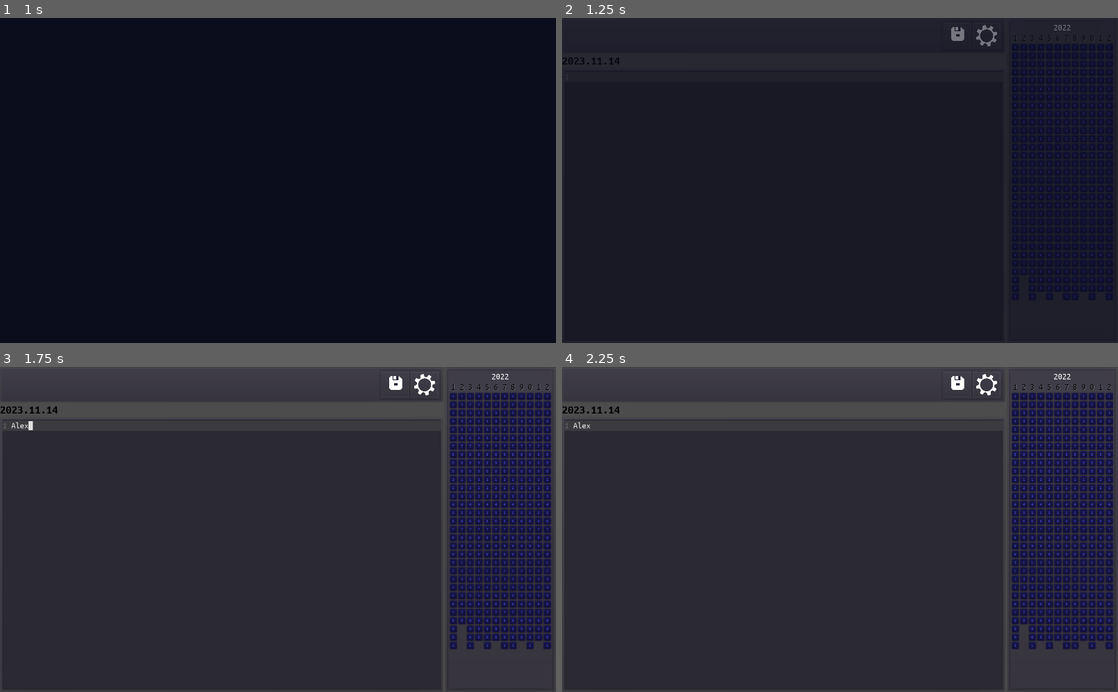
Above: before the commit, frames 1-4 (two rows, left to right).
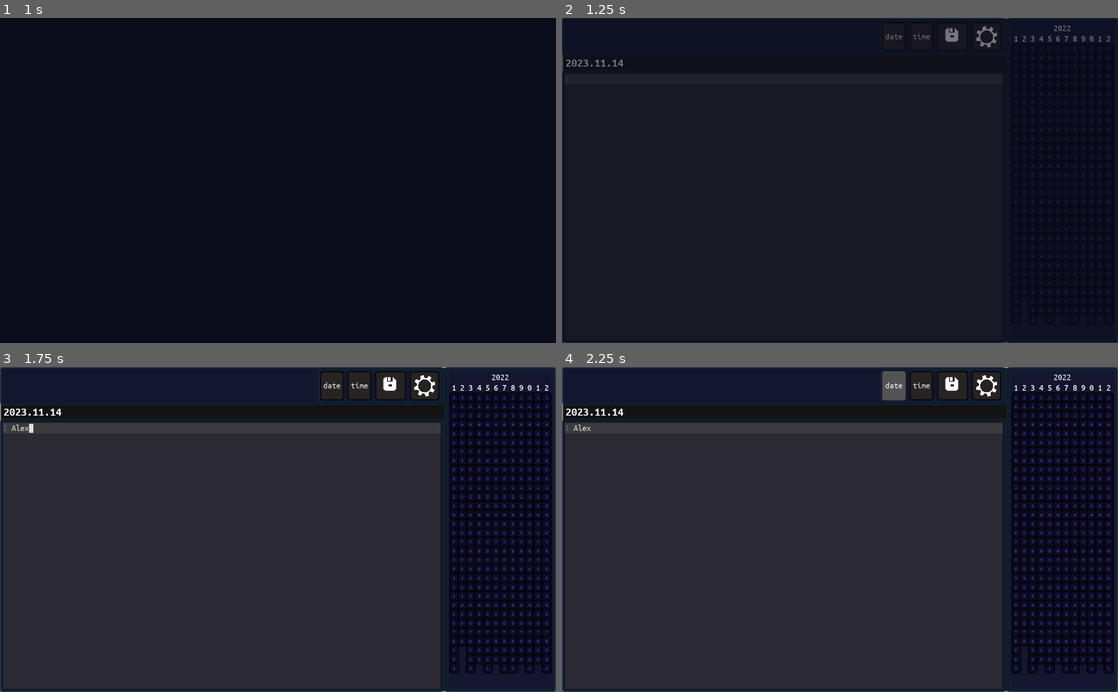
Above: after the commit, the same moments.

Repository: salihfc/diary-awe
Game: Godot game, scene res://src/scene_manager.tscn
Two runs of this game, one before a commit and one after it. Both use one fixed random seed, a clock stepped at 60 frames per second and the inputs below.
Inputs (mouse positions are in pixels of both pictures, inside the frame that each line leads up to):
- Up to frame 1 (1 s): tap Enter at 0.5 s
- Up to frame 2 (1.25 s): no input
- Up to frame 3 (1.75 s): click (222, 555) at 1.27 s; type "Alex" at 1.35 s
- Up to frame 4 (2.25 s): click (895, 386) at 2 s, where only the run after the commit has a clickable "date"

Frame 1 is identical in both runs. In frame 2, 6.8% of the frame differs, in the area x 0-100%, y 0-100%; in frame 3, 34%; in frame 4, 34%.

Commit message:
Add date and time buttons

Diff:
--- a/src/game/calendar/calendar.gd
+++ b/src/game/calendar/calendar.gd
@@ -82,10 +82,13 @@
 			var comparison = UTILS.compare_date_arrays(current_date_arr, [year, month, day])
 			if comparison == 1:
 				button.disabled = true
-			elif comparison == 0:
+			elif comparison == 0: # same day [green]
 				button.self_modulate = Color("7bff69")
 			else:
-				button.self_modulate = Color("5958fd")
+				if SAVER.has_entry(UTILS.get_date_string(day, month, year)):
+					button.self_modulate = Color("ff697b")
+				else:
+					button.self_modulate = Color("5958fd")
 
 
 func _get_days_in_month(year : int, month : int) -> int:
--- a/src/game/calendar/calendar.tscn
+++ b/src/game/calendar/calendar.tscn
@@ -14,13 +14,13 @@
 }
 
 [node name="VBoxContainer" type="VBoxContainer" parent="."]
-margin_left = 7.0
-margin_top = 7.0
-margin_right = 304.0
-margin_bottom = 284.0
+margin_left = 8.0
+margin_top = 8.0
+margin_right = 303.0
+margin_bottom = 283.0
 
 [node name="YearLabel" type="Label" parent="VBoxContainer"]
-margin_right = 297.0
+margin_right = 295.0
 margin_bottom = 25.0
 text = "2022"
 align = 1
@@ -28,136 +28,124 @@
 
 [node name="MonthNumbers" type="HBoxContainer" parent="VBoxContainer"]
 margin_top = 29.0
-margin_right = 297.0
+margin_right = 295.0
 margin_bottom = 54.0
 size_flags_horizontal = 3
 
 [node name="1" type="Label" parent="VBoxContainer/MonthNumbers"]
-margin_right = 21.0
-margin_bottom = 25.0
-size_flags_horizontal = 3
-custom_colors/font_color = Color( 0, 0, 0, 1 )
+margin_right = 20.0
+margin_bottom = 25.0
+size_flags_horizontal = 3
 custom_colors/font_color_shadow = Color( 1, 1, 1, 0.364706 )
 text = "1"
 align = 1
 valign = 1
 
 [node name="2" type="Label" parent="VBoxContainer/MonthNumbers"]
-margin_left = 25.0
-margin_right = 46.0
-margin_bottom = 25.0
-size_flags_horizontal = 3
-custom_colors/font_color = Color( 0, 0, 0, 1 )
+margin_left = 24.0
+margin_right = 45.0
+margin_bottom = 25.0
+size_flags_horizontal = 3
 custom_colors/font_color_shadow = Color( 1, 1, 1, 0.364706 )
 text = "2"
 align = 1
 valign = 1
 
 [node name="3" type="Label" parent="VBoxContainer/MonthNumbers"]
-margin_left = 50.0
-margin_right = 71.0
-margin_bottom = 25.0
-size_flags_horizontal = 3
-custom_colors/font_color = Color( 0, 0, 0, 1 )
+margin_left = 49.0
+margin_right = 70.0
+margin_bottom = 25.0
+size_flags_horizontal = 3
 custom_colors/font_color_shadow = Color( 1, 1, 1, 0.364706 )
 text = "3"
 align = 1
 valign = 1
 
 [node name="4" type="Label" parent="VBoxContainer/MonthNumbers"]
-margin_left = 75.0
-margin_right = 96.0
-margin_bottom = 25.0
-size_flags_horizontal = 3
-custom_colors/font_color = Color( 0, 0, 0, 1 )
+margin_left = 74.0
+margin_right = 95.0
+margin_bottom = 25.0
+size_flags_horizontal = 3
 custom_colors/font_color_shadow = Color( 1, 1, 1, 0.364706 )
 text = "4"
 align = 1
 valign = 1
 
 [node name="5" type="Label" parent="VBoxContainer/MonthNumbers"]
-margin_left = 100.0
-margin_right = 121.0
-margin_bottom = 25.0
-size_flags_horizontal = 3
-custom_colors/font_color = Color( 0, 0, 0, 1 )
+margin_left = 99.0
+margin_right = 120.0
+margin_bottom = 25.0
+size_flags_horizontal = 3
 custom_colors/font_color_shadow = Color( 1, 1, 1, 0.364706 )
 text = "5"
 align = 1
 valign = 1
 
 [node name="6" type="Label" parent="VBoxContainer/MonthNumbers"]
-margin_left = 125.0
-margin_right = 146.0
-margin_bottom = 25.0
-size_flags_horizontal = 3
-custom_colors/font_color = Color( 0, 0, 0, 1 )
+margin_left = 124.0
+margin_right = 145.0
+margin_bottom = 25.0
+size_flags_horizontal = 3
 custom_colors/font_color_shadow = Color( 1, 1, 1, 0.364706 )
 text = "6"
 align = 1
 valign = 1
 
 [node name="7" type="Label" parent="VBoxContainer/MonthNumbers"]
-margin_left = 150.0
-margin_right = 171.0
-margin_bottom = 25.0
-size_flags_horizontal = 3
-custom_colors/font_color = Color( 0, 0, 0, 1 )
+margin_left = 149.0
+margin_right = 170.0
+margin_bottom = 25.0
+size_flags_horizontal = 3
 custom_colors/font_color_shadow = Color( 1, 1, 1, 0.364706 )
 text = "7"
 align = 1
 valign = 1
 
 [node name="8" type="Label" parent="VBoxContainer/MonthNumbers"]
-margin_left = 175.0
-margin_right = 196.0
-margin_bottom = 25.0
-size_flags_horizontal = 3
-custom_colors/font_color = Color( 0, 0, 0, 1 )
+margin_left = 174.0
+margin_right = 195.0
+margin_bottom = 25.0
+size_flags_horizontal = 3
 custom_colors/font_color_shadow = Color( 1, 1, 1, 0.364706 )
 text = "8"
 align = 1
 valign = 1
 
 [node name="9" type="Label" parent="VBoxContainer/MonthNumbers"]
-margin_left = 200.0
-margin_right = 221.0
-margin_bottom = 25.0
-size_flags_horizontal = 3
-custom_colors/font_color = Color( 0, 0, 0, 1 )
+margin_left = 199.0
+margin_right = 220.0
+margin_bottom = 25.0
+size_flags_horizontal = 3
 custom_colors/font_color_shadow = Color( 1, 1, 1, 0.364706 )
 text = "9"
 align = 1
 valign = 1
 
 [node name="10" type="Label" parent="VBoxContainer/MonthNumbers"]
-margin_left = 225.0
-margin_right = 246.0
-margin_bottom = 25.0
-size_flags_horizontal = 3
-custom_colors/font_color = Color( 0, 0, 0, 1 )
+margin_left = 224.0
+margin_right = 245.0
+margin_bottom = 25.0
+size_flags_horizontal = 3
 custom_colors/font_color_shadow = Color( 1, 1, 1, 0.364706 )
 text = "0"
 align = 1
 valign = 1
 
 [node name="11" type="Label" parent="VBoxContainer/MonthNumbers"]
-margin_left = 250.0
-margin_right = 271.0
-margin_bottom = 25.0
-size_flags_horizontal = 3
-custom_colors/font_color = Color( 0, 0, 0, 1 )
+margin_left = 249.0
+margin_right = 270.0
+margin_bottom = 25.0
+size_flags_horizontal = 3
 custom_colors/font_color_shadow = Color( 1, 1, 1, 0.364706 )
 text = "1"
 align = 1
 valign = 1
 
 [node name="12" type="Label" parent="VBoxContainer/MonthNumbers"]
-margin_left = 275.0
-margin_right = 297.0
-margin_bottom = 25.0
-size_flags_horizontal = 3
-custom_colors/font_color = Color( 0, 0, 0, 1 )
+margin_left = 274.0
+margin_right = 295.0
+margin_bottom = 25.0
+size_flags_horizontal = 3
 custom_colors/font_color_shadow = Color( 1, 1, 1, 0.364706 )
 text = "2"
 align = 1
@@ -165,77 +153,77 @@
 
 [node name="DayMatrix" type="HBoxContainer" parent="VBoxContainer"]
 margin_top = 58.0
-margin_right = 297.0
-margin_bottom = 277.0
+margin_right = 295.0
+margin_bottom = 275.0
 size_flags_vertical = 3
 
 [node name="1" parent="VBoxContainer/DayMatrix" instance=ExtResource( 1 )]
-margin_right = 21.0
-margin_bottom = 219.0
+margin_right = 20.0
+margin_bottom = 217.0
 size_flags_horizontal = 3
 
 [node name="2" parent="VBoxContainer/DayMatrix" instance=ExtResource( 1 )]
-margin_left = 25.0
-margin_right = 46.0
-margin_bottom = 219.0
+margin_left = 24.0
+margin_right = 45.0
+margin_bottom = 217.0
 size_flags_horizontal = 3
 
 [node name="3" parent="VBoxContainer/DayMatrix" instance=ExtResource( 1 )]
-margin_left = 50.0
-margin_right = 71.0
-margin_bottom = 219.0
+margin_left = 49.0
+margin_right = 70.0
+margin_bottom = 217.0
 size_flags_horizontal = 3
 
 [node name="4" parent="VBoxContainer/DayMatrix" instance=ExtResource( 1 )]
-margin_left = 75.0
-margin_right = 96.0
-margin_bottom = 219.0
+margin_left = 74.0
+margin_right = 95.0
+margin_bottom = 217.0
 size_flags_horizontal = 3
 
 [node name="5" parent="VBoxContainer/DayMatrix" instance=ExtResource( 1 )]
-margin_left = 100.0
-margin_right = 121.0
-margin_bottom = 219.0
+margin_left = 99.0
+margin_right = 120.0
+margin_bottom = 217.0
 size_flags_horizontal = 3
 
 [node name="6" parent="VBoxContainer/DayMatrix" instance=ExtResource( 1 )]
-margin_left = 125.0
-margin_right = 146.0
-margin_bottom = 219.0
+margin_left = 124.0
+margin_right = 145.0
+margin_bottom = 217.0
 size_flags_horizontal = 3
 
 [node name="7" parent="VBoxContainer/DayMatrix" instance=ExtResource( 1 )]
-margin_left = 150.0
-margin_right = 171.0
-margin_bottom = 219.0
+margin_left = 149.0
+margin_right = 170.0
+margin_bottom = 217.0
 size_flags_horizontal = 3
 
 [node name="8" parent="VBoxContainer/DayMatrix" instance=ExtResource( 1 )]
-margin_left = 175.0
-margin_right = 196.0
-margin_bottom = 219.0
+margin_left = 174.0
+margin_right = 195.0
+margin_bottom = 217.0
 size_flags_horizontal = 3
 
 [node name="9" parent="VBoxContainer/DayMatrix" instance=ExtResource( 1 )]
-margin_left = 200.0
-margin_right = 221.0
-margin_bottom = 219.0
+margin_left = 199.0
+margin_right = 220.0
+margin_bottom = 217.0
 size_flags_horizontal = 3
 
 [node name="10" parent="VBoxContainer/DayMatrix" instance=ExtResource( 1 )]
-margin_left = 225.0
-margin_right = 246.0
-margin_bottom = 219.0
+margin_left = 224.0
+margin_right = 245.0
+margin_bottom = 217.0
 size_flags_horizontal = 3
 
 [node name="11" parent="VBoxContainer/DayMatrix" instance=ExtResource( 1 )]
-margin_left = 250.0
-margin_right = 271.0
-margin_bottom = 219.0
+margin_left = 249.0
+margin_right = 270.0
+margin_bottom = 217.0
 size_flags_horizontal = 3
 
 [node name="12" parent="VBoxContainer/DayMatrix" instance=ExtResource( 1 )]
-margin_left = 275.0
-margin_right = 297.0
-margin_bottom = 219.0
-size_flags_horizontal = 3
+margin_left = 274.0
+margin_right = 295.0
+margin_bottom = 217.0
+size_flags_horizontal = 3
--- a/src/game/editor/editor.gd
+++ b/src/game/editor/editor.gd
@@ -32,7 +32,7 @@
 	textEdit.text = ""
 
 	var all_words = CONFIG.get_all_words()
-	LOG.pr(4, "[%s]: [%s]" % [all_words.size(), all_words])
+#	LOG.pr(4, "[%s]: [%s]" % [all_words.size(), all_words])
 	for word in all_words:
 		var color = CONFIG.get_word_color(word)
 		textEdit.add_keyword_color(word, color)
--- a/src/game/main_window.gd
+++ b/src/game/main_window.gd
@@ -26,7 +26,7 @@
 onready var toolbox = $HBoxContainer/VBoxContainer/ToolBox as ToolBox
 onready var editor = $HBoxContainer/VBoxContainer/Editor as Editor
 onready var calendar = $HBoxContainer/CalendarNavigation/PanelContainer/MarginContainer/VBoxContainer/Calendar as Calendar
-onready var dateLabel = $HBoxContainer/VBoxContainer/DateLabel as Label
+onready var dateLabel = $HBoxContainer/VBoxContainer/MarginContainer/DateLabel as Label
 onready var autoSaveTimer = $AutoSaveTimer as Timer
 
 ### VIRTUAL FUNCTIONS (_init ...) ###
@@ -62,13 +62,6 @@
 
 
 ### PRIVATE FUNCTIONS ###
-func _get_date_string(day, month, year) -> String:
-	var day_str = str(day).pad_zeros(2)
-	var month_str = str(month).pad_zeros(2)
-	var year_str = str(year).pad_zeros(4)
-	return "%s.%s.%s" % [year_str, month_str, day_str]
-
-
 func _save_entry():
 	var text = editor.get_text()
 	SAVER.save_entry(_last_selected_entry, text)
@@ -86,7 +79,7 @@
 
 
 func _on_calendar_day_selected(year : int, month : int, day : int) -> void:
-	_last_selected_entry = _get_date_string(day, month, year)
+	_last_selected_entry = UTILS.get_date_string(day, month, year)
 	LOG.pr(1, "Calendar day selected: %s" % _last_selected_entry)
 	var text = SAVER.load_entry(_last_selected_entry)
 	editor.load_text(text)
--- a/src/game/main_window.tscn
+++ b/src/game/main_window.tscn
@@ -22,6 +22,13 @@
 "_edit_use_anchors_": false
 }
 
+[node name="Panel" type="Panel" parent="."]
+anchor_right = 1.0
+anchor_bottom = 1.0
+__meta__ = {
+"_edit_use_anchors_": false
+}
+
 [node name="HBoxContainer" type="HBoxContainer" parent="."]
 anchor_right = 1.0
 anchor_bottom = 1.0
@@ -36,20 +43,27 @@
 size_flags_stretch_ratio = 4.0
 
 [node name="ToolBox" parent="HBoxContainer/VBoxContainer" instance=ExtResource( 3 )]
-margin_bottom = 98.0
+margin_bottom = 102.0
 
-[node name="DateLabel" type="Label" parent="HBoxContainer/VBoxContainer"]
-margin_top = 102.0
+[node name="MarginContainer" type="MarginContainer" parent="HBoxContainer/VBoxContainer"]
+margin_top = 106.0
 margin_right = 1225.0
-margin_bottom = 135.0
-custom_colors/font_color = Color( 0, 0, 0, 1 )
+margin_bottom = 139.0
+custom_constants/margin_left = 10
+
+[node name="DateLabel" type="Label" parent="HBoxContainer/VBoxContainer/MarginContainer"]
+margin_left = 10.0
+margin_right = 1225.0
+margin_bottom = 33.0
+custom_colors/font_color = Color( 1, 1, 1, 1 )
 custom_colors/font_outline_modulate = Color( 0, 0, 0, 1 )
 custom_fonts/font = SubResource( 1 )
+valign = 1
 
 [node name="Editor" parent="HBoxContainer/VBoxContainer" instance=ExtResource( 1 )]
 anchor_right = 0.0
 anchor_bottom = 0.0
-margin_top = 139.0
+margin_top = 143.0
 margin_right = 1225.0
 margin_bottom = 900.0
 size_flags_vertical = 3
@@ -69,18 +83,18 @@
 }
 
 [node name="MarginContainer" type="MarginContainer" parent="HBoxContainer/CalendarNavigation/PanelContainer"]
-margin_left = 7.0
-margin_top = 7.0
-margin_right = 300.0
-margin_bottom = 893.0
+margin_left = 8.0
+margin_top = 8.0
+margin_right = 299.0
+margin_bottom = 892.0
 
 [node name="VBoxContainer" type="VBoxContainer" parent="HBoxContainer/CalendarNavigation/PanelContainer/MarginContainer"]
-margin_right = 293.0
-margin_bottom = 886.0
+margin_right = 291.0
+margin_bottom = 884.0
 
 [node name="Calendar" parent="HBoxContainer/CalendarNavigation/PanelContainer/MarginContainer/VBoxContainer" instance=ExtResource( 5 )]
-margin_right = 293.0
-margin_bottom = 886.0
+margin_right = 291.0
+margin_bottom = 884.0
 size_flags_vertical = 3
 
 [node name="AutoSaveTimer" type="Timer" parent="."]
--- a/src/game/toolbox/toolbox.gd
+++ b/src/game/toolbox/toolbox.gd
@@ -28,6 +28,10 @@
 onready var saveButton = $MarginContainer/HBoxContainer/ButtonGroup/HBoxContainer/Save as IconButton
 onready var optionsButton = $MarginContainer/HBoxContainer/ButtonGroup/HBoxContainer/Options as IconButton
 
+onready var copyDateButton = $MarginContainer/HBoxContainer/ButtonGroup/HBoxContainer/HBoxContainer/CopyDateButton as Button
+onready var copyTimeButton = $MarginContainer/HBoxContainer/ButtonGroup/HBoxContainer/HBoxContainer/CopyTimeButton as Button
+
+
 ### VIRTUAL FUNCTIONS (_init ...) ###
 func _ready():
 	UTILS.bind(
@@ -40,6 +44,15 @@
 		self, "_on_Save_pressed"
 	)
 
+	UTILS.bind(
+		copyDateButton, "pressed",
+		self, "_on_copy_date_pressed"
+	)
+
+	UTILS.bind(
+		copyTimeButton, "pressed",
+		self, "_on_copy_time_pressed"
+	)
 
 ### PUBLIC FUNCTIONS ###
 
@@ -56,3 +69,11 @@
 
 func _on_Save_pressed():
 	emit_signal("toolbox_save_pressed")
+
+
+func _on_copy_date_pressed():
+	OS.set_clipboard(UTILS.get_date_string_today())
+
+
+func _on_copy_time_pressed():
+	OS.set_clipboard(UTILS.get_time_string())
--- a/src/game/toolbox/toolbox.tscn
+++ b/src/game/toolbox/toolbox.tscn
@@ -1,53 +1,81 @@
-[gd_scene load_steps=5 format=2]
+[gd_scene load_steps=6 format=2]
 
 [ext_resource path="res://src/game/toolbox/icon_button.tscn" type="PackedScene" id=1]
 [ext_resource path="res://assets/gfx/common/settings_button.png" type="Texture" id=2]
 [ext_resource path="res://src/game/toolbox/toolbox.gd" type="Script" id=3]
 [ext_resource path="res://assets/gfx/common/save_button.png" type="Texture" id=4]
+[ext_resource path="res://my_theme.theme" type="Theme" id=5]
 
 [node name="ToolBox" type="PanelContainer"]
 margin_right = 1225.0
 margin_bottom = 52.0
 size_flags_vertical = 3
+theme = ExtResource( 5 )
 script = ExtResource( 3 )
 __meta__ = {
 "_edit_use_anchors_": false
 }
 
 [node name="MarginContainer" type="MarginContainer" parent="."]
-margin_left = 7.0
-margin_top = 7.0
-margin_right = 1218.0
-margin_bottom = 91.0
+margin_left = 8.0
+margin_top = 8.0
+margin_right = 1217.0
+margin_bottom = 96.0
 
 [node name="HBoxContainer" type="HBoxContainer" parent="MarginContainer"]
-margin_right = 1211.0
-margin_bottom = 84.0
+margin_right = 1209.0
+margin_bottom = 88.0
 alignment = 2
 
 [node name="ButtonGroup" type="PanelContainer" parent="MarginContainer/HBoxContainer"]
-margin_left = 1041.0
-margin_right = 1211.0
-margin_bottom = 84.0
+margin_left = 873.0
+margin_right = 1209.0
+margin_bottom = 88.0
 
 [node name="HBoxContainer" type="HBoxContainer" parent="MarginContainer/HBoxContainer/ButtonGroup"]
-margin_left = 7.0
-margin_top = 7.0
-margin_right = 163.0
-margin_bottom = 77.0
+margin_left = 8.0
+margin_top = 8.0
+margin_right = 328.0
+margin_bottom = 80.0
+custom_constants/separation = 20
+
+[node name="HBoxContainer" type="HBoxContainer" parent="MarginContainer/HBoxContainer/ButtonGroup/HBoxContainer"]
+margin_right = 132.0
+margin_bottom = 72.0
+custom_constants/separation = 20
+
+[node name="CopyDateButton" type="Button" parent="MarginContainer/HBoxContainer/ButtonGroup/HBoxContainer/HBoxContainer"]
+margin_right = 56.0
+margin_bottom = 72.0
+focus_mode = 0
+enabled_focus_mode = 0
+text = "date"
+
+[node name="CopyTimeButton" type="Button" parent="MarginContainer/HBoxContainer/ButtonGroup/HBoxContainer/HBoxContainer"]
+margin_left = 76.0
+margin_right = 132.0
+margin_bottom = 72.0
+focus_mode = 0
+enabled_focus_mode = 0
+text = "time"
 
 [node name="Save" parent="MarginContainer/HBoxContainer/ButtonGroup/HBoxContainer" instance=ExtResource( 1 )]
-margin_right = 76.0
-margin_bottom = 70.0
+margin_left = 152.0
+margin_right = 228.0
+margin_bottom = 72.0
 rect_min_size = Vector2( 76, 64 )
+focus_mode = 0
 size_flags_horizontal = 2
+enabled_focus_mode = 0
 icon = ExtResource( 4 )
 expand_icon = true
 
 [node name="Options" parent="MarginContainer/HBoxContainer/ButtonGroup/HBoxContainer" instance=ExtResource( 1 )]
-margin_left = 80.0
-margin_right = 156.0
-margin_bottom = 70.0
+margin_left = 248.0
+margin_right = 320.0
+margin_bottom = 72.0
+focus_mode = 0
 size_flags_horizontal = 10
 size_flags_vertical = 8
+enabled_focus_mode = 0
 icon = ExtResource( 2 )
--- a/src/singletons/saver.gd
+++ b/src/singletons/saver.gd
@@ -51,6 +51,15 @@
 		return res.get_data()
 	return ""
 
+
+func has_entry(entry_name):
+	var path = SAVE_FORMAT % [entry_name]
+	if ResourceLoader.exists(path):
+		var res = ResourceLoader.load(path)
+#		LOG.pr(1, "RES LOADED [%s]" % [res.get_date()])
+		var text = res.get_data()
+		return text.length() > 0
+	return false
 ### PRIVATE FUNCTIONS ###
 
 
--- a/src/singletons/utils.gd
+++ b/src/singletons/utils.gd
@@ -15,8 +15,9 @@
 		LOG.err("CANNOT BIND SIGNAL: (%s:%s) -> (%s:%s)" %\
 				[source_node, signal_name, target_node, method_name])
 	else:
-		LOG.pr(3, "Bind Signal: (%s:%s) -> (%s:%s)" %\
-				[source_node, signal_name, target_node, method_name])
+		pass
+#		LOG.pr(3, "Bind Signal: (%s:%s) -> (%s:%s)" %\
+#				[source_node, signal_name, target_node, method_name])
 
 
 func remove_all_chilren(node : Node) -> void:
@@ -29,6 +30,26 @@
 func date_array() -> Array:
 	var datetime = OS.get_datetime(true)
 	return [int(datetime.get("year")), int(datetime.get("month")), int(datetime.get("day"))]
+
+
+func get_date_string_today() -> String:
+	var today = date_array()
+	return get_date_string(today[2], today[1], today[0])
+
+
+func get_date_string(day, month, year) -> String:
+	var day_str = str(day).pad_zeros(2)
+	var month_str = str(month).pad_zeros(2)
+	var year_str = str(year).pad_zeros(4)
+	return "%s.%s.%s" % [year_str, month_str, day_str]
+
+
+func get_time_string() -> String:
+	var time = OS.get_time()
+	var hour_str = str(time["hour"]).pad_zeros(2)
+	var minute_str = str(time["minute"]).pad_zeros(2)
+	var second_str = str(time["second"]).pad_zeros(2)
+	return "%s:%s:%s" % [hour_str, minute_str, second_str]
 
 
 # 0: a == b
Not shown, changed: export_presets.cfg
Binary file changed: my_theme.theme
Not shown, added: my-release-key.keystore
Not shown, added: my-release-key.keystore.old
